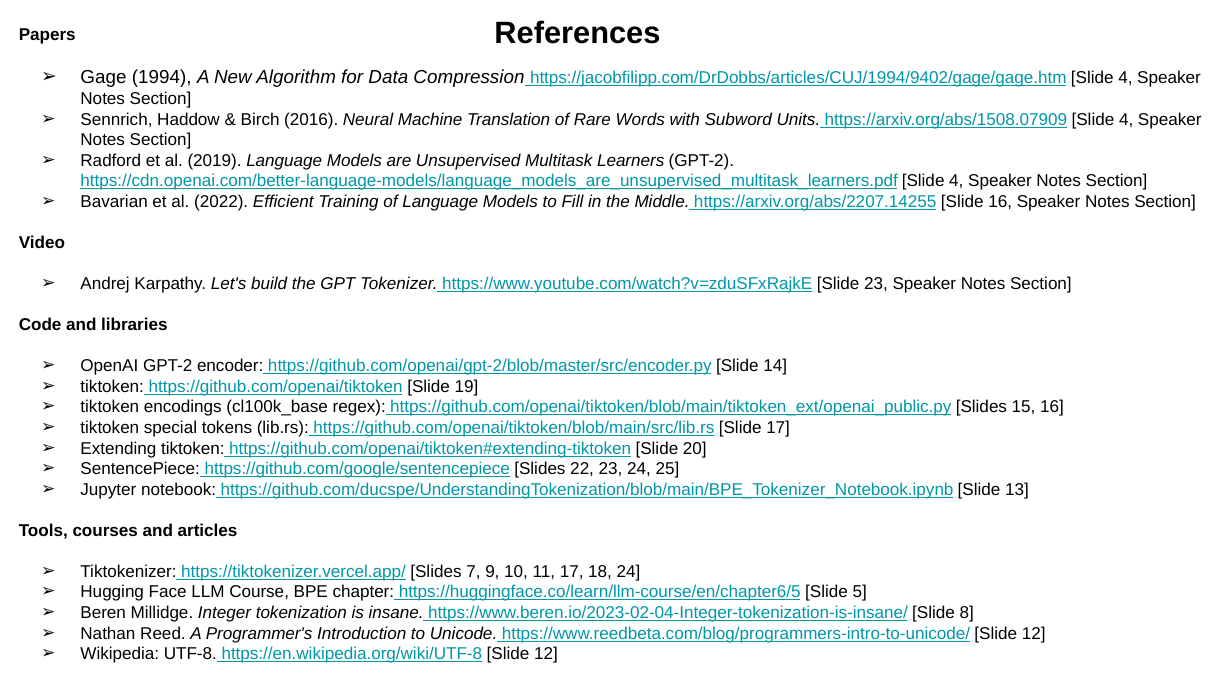
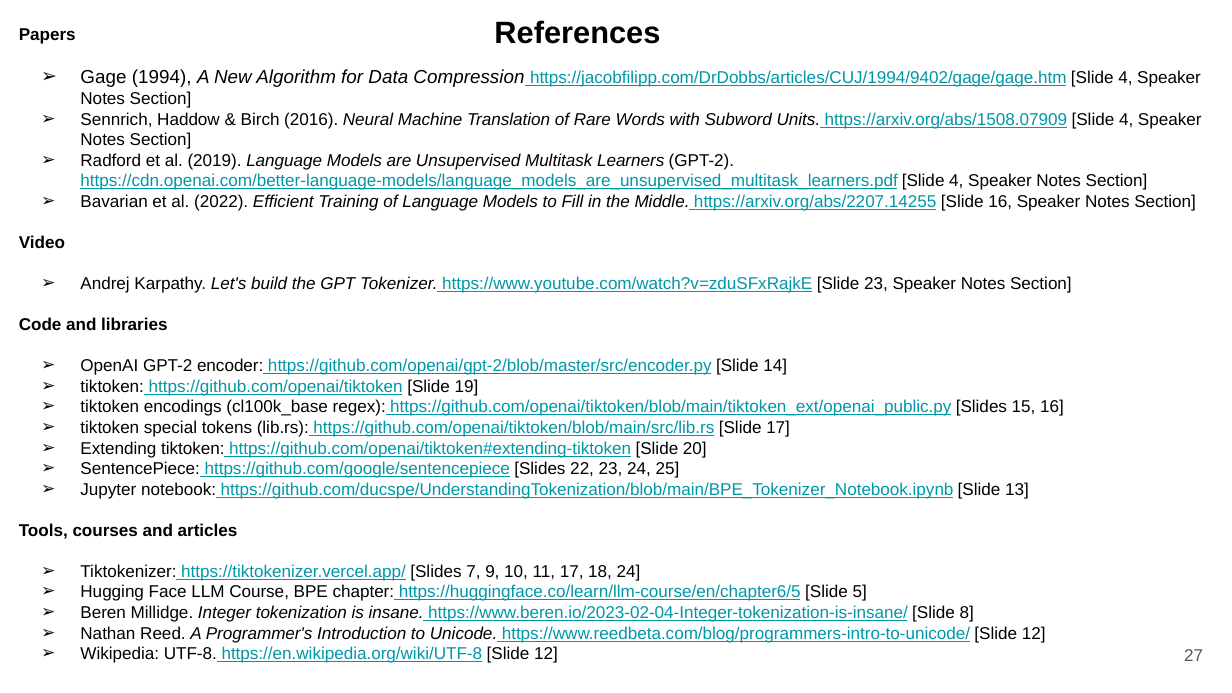
Before and after one commit to ducspe/UnderstandingTokenization, a slide deck: slide 27 of extra_material/UnderstandingTokenization.pptx. Drawn at 1232x693 pixels with LibreOffice and Linux fonts; fonts in the diff are those of the drawing. Boxes give left, top, right and bottom in pixels: in the first picture for what was removed or moved away, otherwise in the second. Text is boxed around its words. In the diff, an @@ line names an element or a change of style, - is before the commit and + after.

```diff
--- a/extra_material/UnderstandingTokenization.pptx
+++ b/extra_material/UnderstandingTokenization.pptx
@@ page number added at [1184, 649, 1203, 661], 10 pt, text #595959 @@
+27
```
Also in this commit, not shown: 10 other slides changed, 3 other files.
